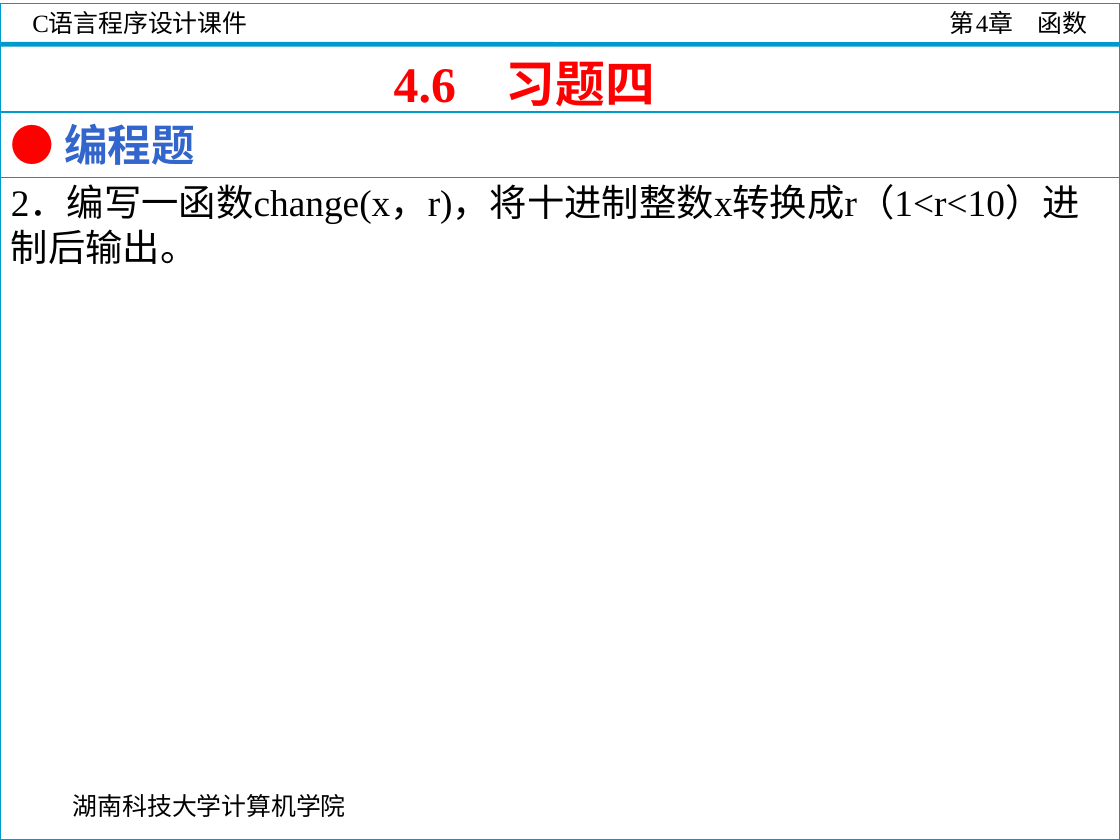
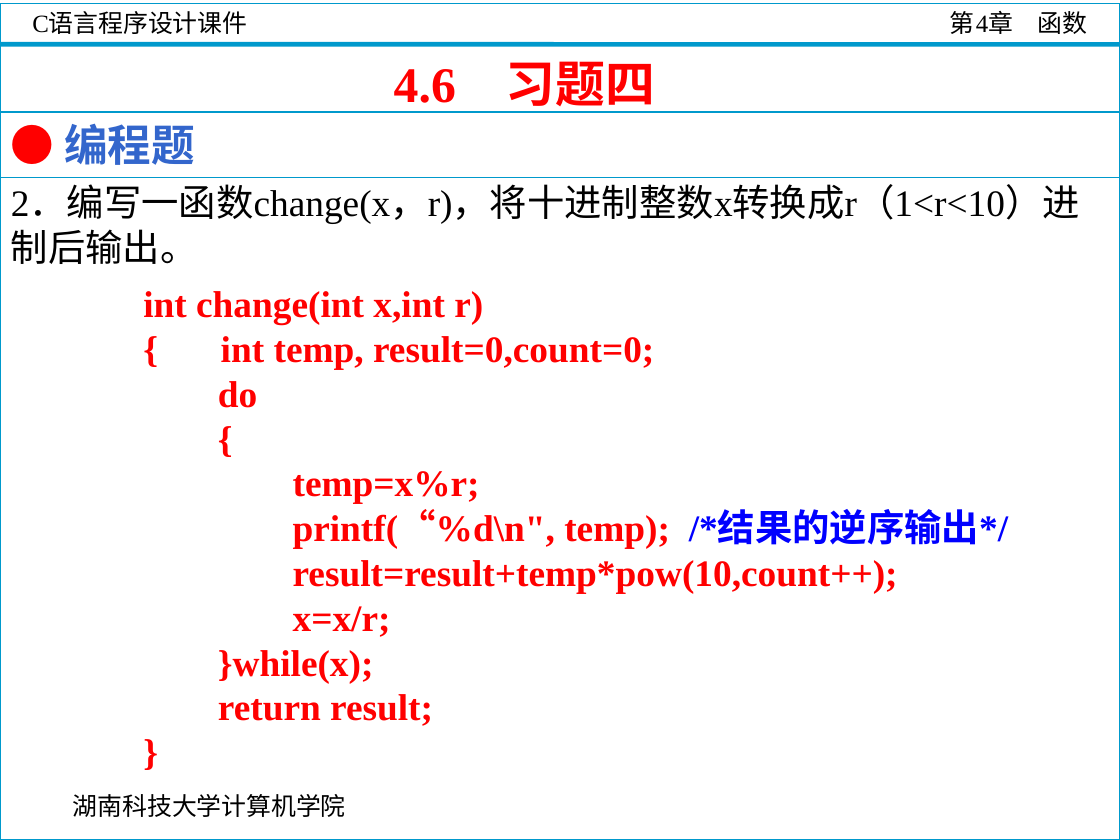
Before and after one commit to guoshengkang/guoshengkang.github.io, a slide deck: slide 109 of files/Slides_C_Programming/C语言程序设计__第4章.ppt. Drawn at 1120x840 pixels with LibreOffice and Linux fonts; fonts in the diff are those of the drawing; background and template pictures are left out. Boxes give left, top, right and bottom in pixels: in the first picture for what was removed or moved away, otherwise in the second. Text is boxed around its words. In the diff, an @@ line names an element or a change of style, - is before the commit and + after.

```diff
--- a/files/Slides_C_Programming/C语言程序设计__第4章.ppt
+++ b/files/Slides_C_Programming/C语言程序设计__第4章.ppt
@@ text added at bbox=[143, 291, 1008, 726], 24 pt, text #FF0000, bold @@
+int change(int x,int r)
+{ int temp, result=0,count=0;
+do
+{
+temp=x%r;
+printf(“%d\n", temp); /*结果的逆序输出*/
+result=result+temp*pow(10,count++);
+x=x/r;
+}while(x);
+return result;
+}
```
Also in this commit, not shown: 20 other slides changed, 8 other files.
